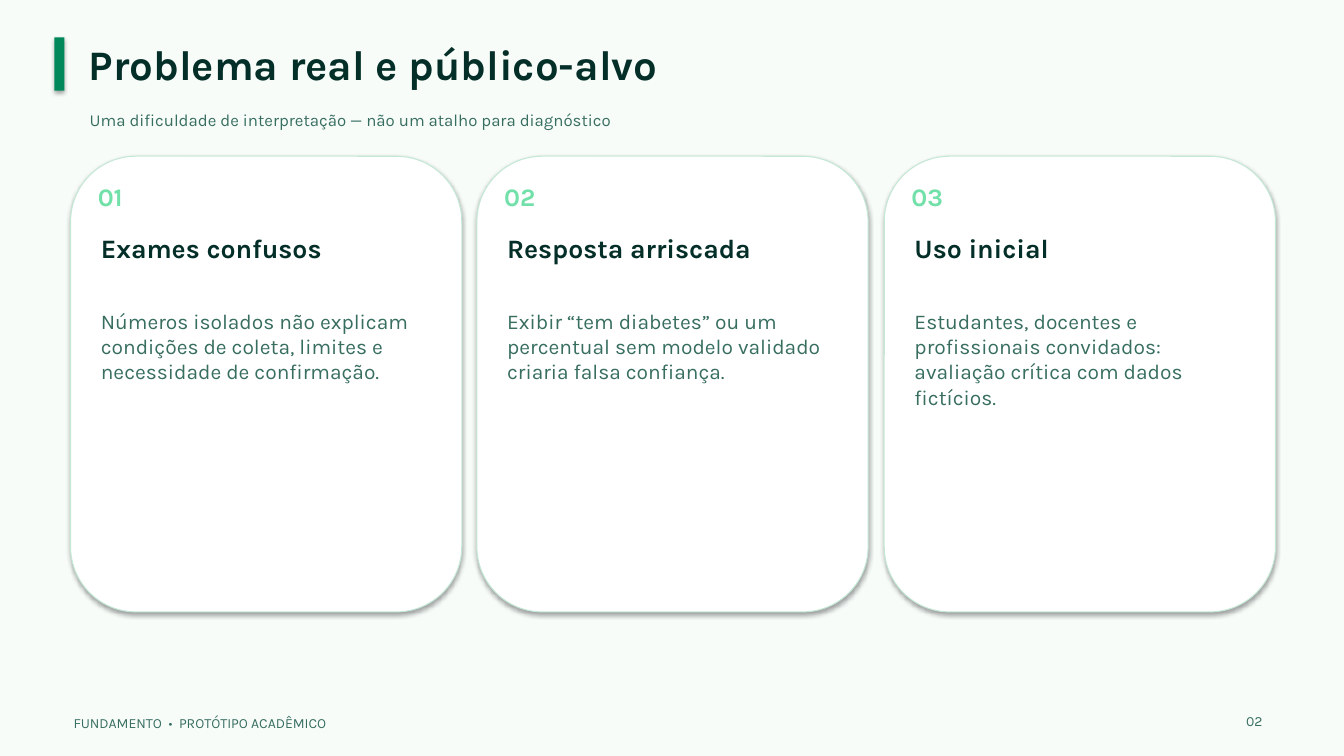
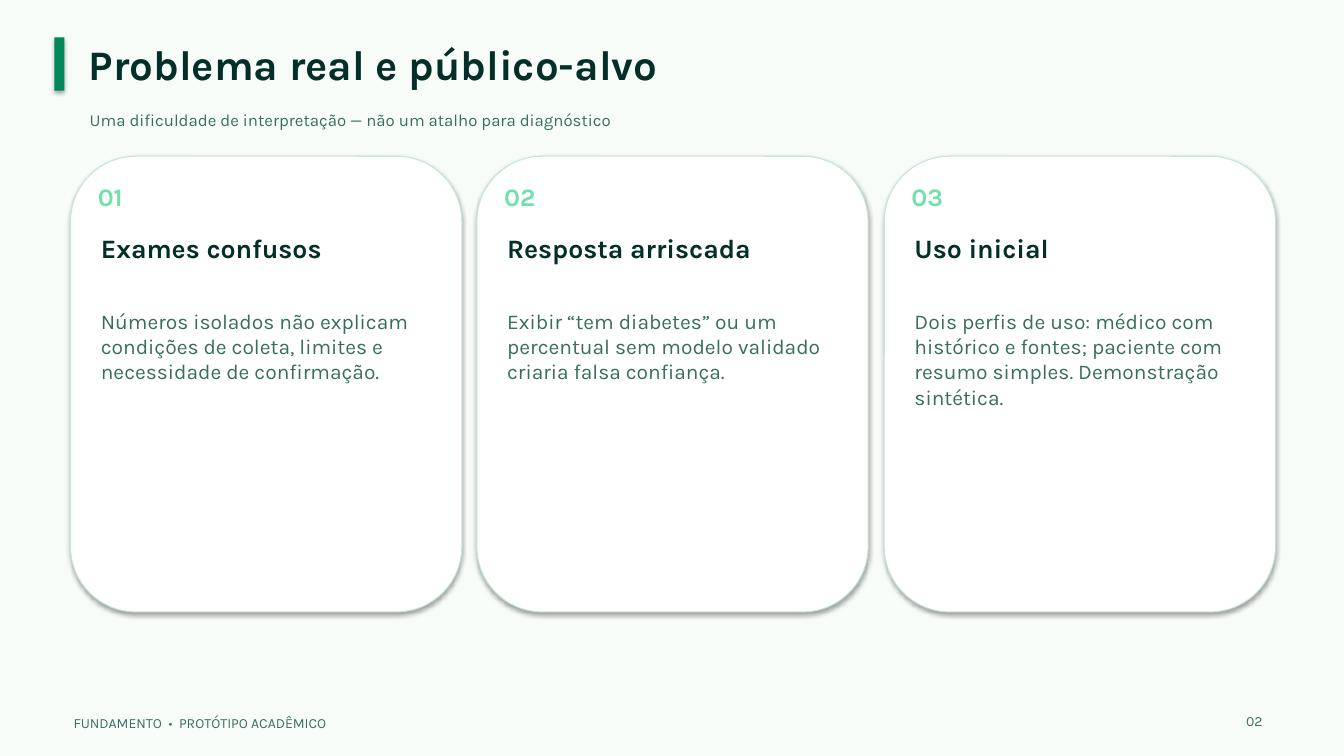
Before and after one commit to Bruno-Eneas/Fundamento, a slide deck: slide 2 of docs/Entrega/Apresentacao_Fundamento.pptx. Drawn at 1344x756 pixels with LibreOffice and Linux fonts; fonts in the diff are those of the drawing. Boxes give left, top, right and bottom in pixels: in the first picture for what was removed or moved away, otherwise in the second. Text is boxed around its words. In the diff, an @@ line names an element or a change of style, - is before the commit and + after.

```diff
--- a/docs/Entrega/Apresentacao_Fundamento.pptx
+++ b/docs/Entrega/Apresentacao_Fundamento.pptx
@@ text at <box>914,313,1222,406</box>: text changed @@
-Estudantes, docentes e profissionais convidados: avaliação crítica com dados fictícios.
+Dois perfis de uso: médico com histórico e fontes; paciente com resumo simples. Demonstração sintética.
```
Also in this commit, not shown: 7 other slides changed, 23 other files.
